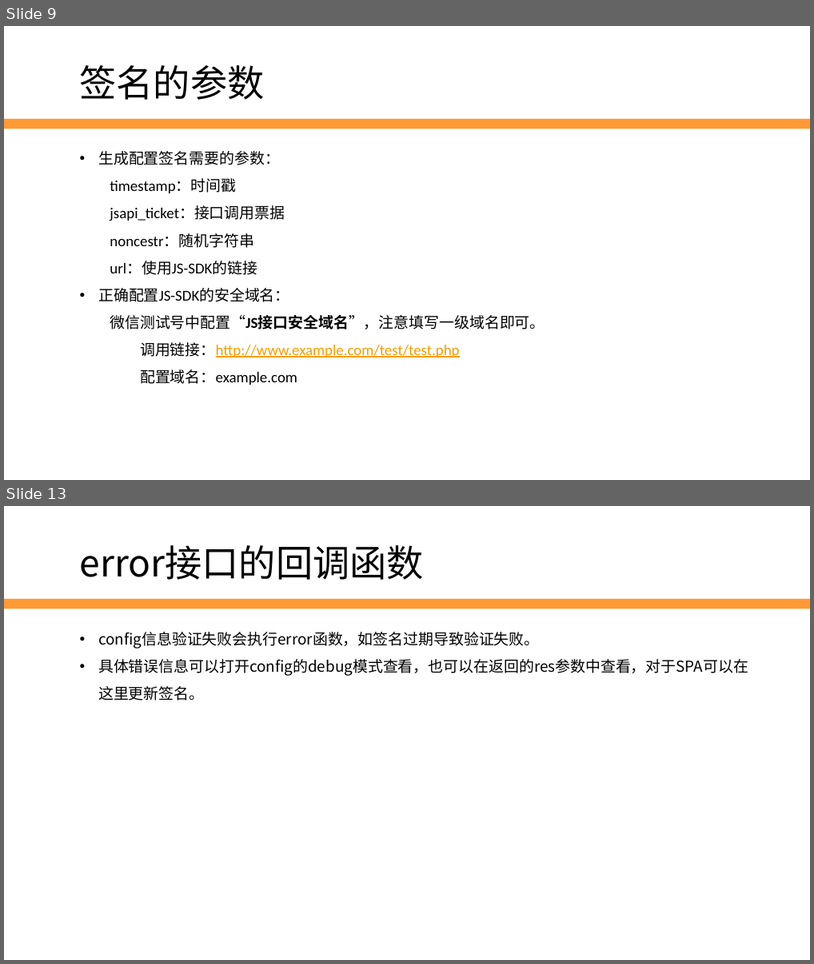
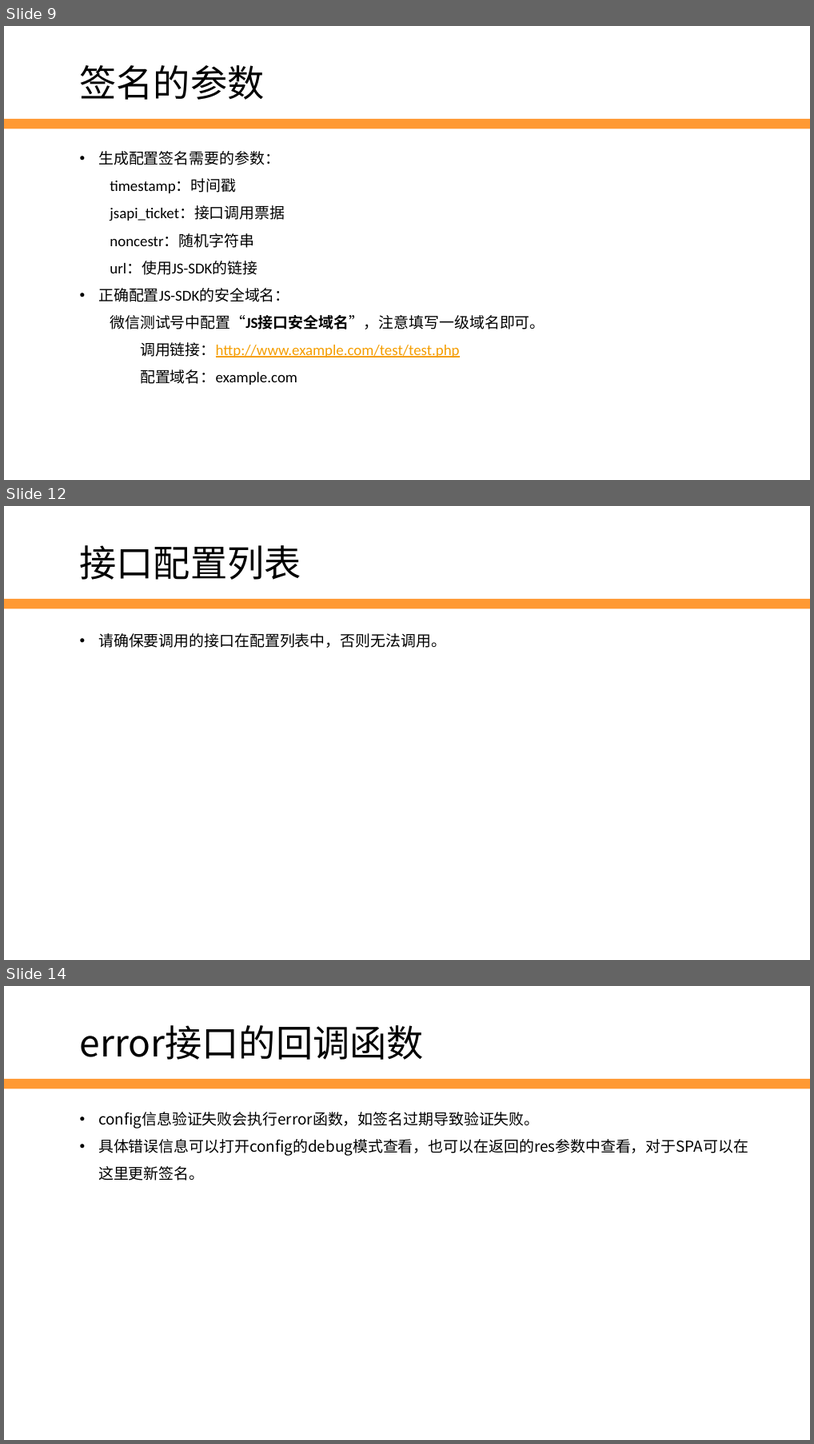
Before and after one commit to edu2act/2017-2018_1st_Wechat_Web_Programming, a slide deck: 课程ppt/第10讲 JS-SDK.pptx. Shown one above the other, each under a label of ours: slides 9 and 13 before the commit, slides 9, 12 and 14 after it; the slides between them are not shown. The pictures are 814x964 and 814x1444 pixels, drawn with LibreOffice and Linux fonts; fonts in the diff are those of the drawing; background and template pictures are left out. Boxes give left, top, right and bottom in pixels: in the first picture for what was removed or moved away, otherwise in the second. Text is boxed around its words. In the diff, an @@ line names an element or a change of style, - is before the commit and + after.

```diff
--- a/课程ppt/第10讲 JS-SDK.pptx
+++ b/课程ppt/第10讲 JS-SDK.pptx
@@ slide 12 added at (4,506,810,960), background #FFFFFF; not listed: 1 template element that a slide beside it also shows @@
@@ text added at (80,545,302,580), 44 pt, text #000000 @@
+接口配置列表
@@ text added at (98,633,446,648), 18 pt, text #000000 @@
+• 请确保要调用的接口在配置列表中，否则无法调用。
@@ what was slide 13 is now slide 14 @@
```
Also in this commit, not shown: 14 slides changed, 3 other slides added, 2 slides removed, 1 other file.
